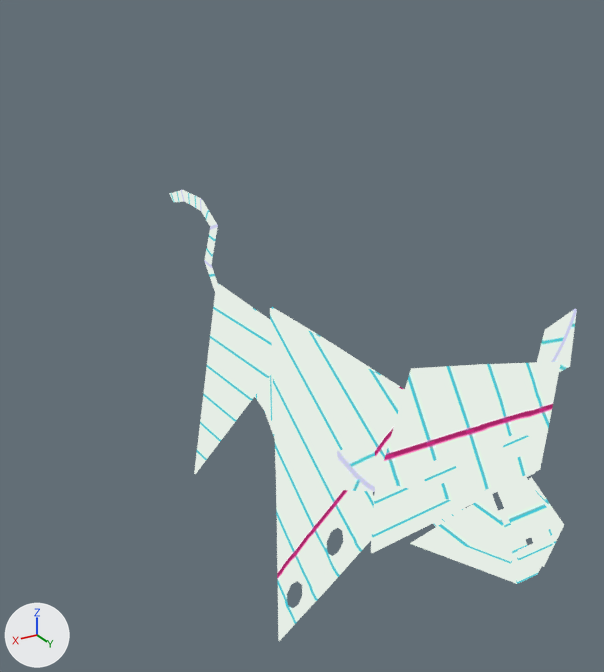
The glTF model godot/assets/models/battle/summons/PapercutTiger.glb, before and after one commit.
One viewpoint serves both versions: a 50 mm camera at (0.184, 0.305, 0.261) aimed at (0.003, 0.004, 0.11). The lights are fixed; the arrows at lower left show +X, +Y and +Z. The picture after the commit comes second. Both versions are drawn at frame 16 of the action 'PapercutTiger_Intro'; the numbers are the values there. Vertices at exactly the same position are counted once.

Before the edit, the objects in view are built like this:
```python
me_papercuttiger = bpy.data.meshes.new('PapercutTiger')
me_papercuttiger.from_pydata(...)  # 316 vertices, 620 faces; spans x -1.09..1.09, y 0.03..2.99, z -3.0..3.09
me_papercuttiger.materials.append(mat_papercuttiger)
ob_papercuttiger_001 = bpy.data.objects.new('PapercutTiger.001', me_papercuttiger)
ob_papercuttiger_001.parent = ob_papercuttiger
ob_papercuttiger_001.location = (0.0, 0.0, 0.0)
ob_papercuttiger_001.rotation_euler = (1.571, 0.0, 0.0)  # degrees (90, 0, 0)
```
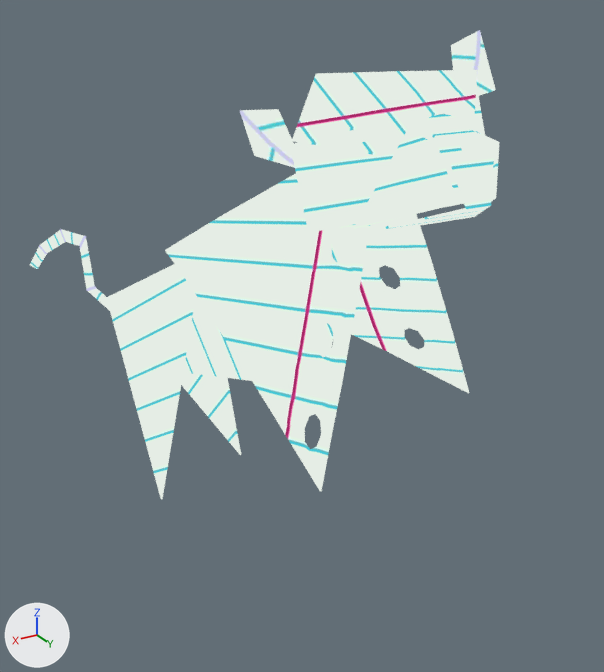
The edits, one by one:
me_papercuttiger is used by ob_papercuttiger_001; parent ob_papercuttiger; location (0.0, 0.0, 0.0); rotation (1.571, 0.0, 0.0), in degrees (90, 0, 0).
me_papercuttiger had 316 vertices, 620 faces and spanned x -1.09..1.09, y 0.03..2.99, z -3.0..3.09.
me_papercuttiger now has 316 vertices, 620 faces and spans x -0.98..1.66, y -3.36..2.34, z 0.52..4.85.
me_papercuttiger part 1: the loose piece of 10 vertices spanning x -0.55..0.56, y 0.03..2.11, z 0.13..1.84 is multiplied about its middle by the matrix ((0.95, 0.154, 0.27), (0.311, -0.471, -0.825), (0.0, 0.869, -0.496)), then moved by (0.81, -1.84, 0.68).
me_papercuttiger part 2: the loose piece of 8 vertices spanning x -0.02..0.0, y 0.57..2.03, z -1.87..1.78 is multiplied about its middle by the matrix ((0.95, 0.154, 0.27), (0.311, -0.471, -0.825), (0.0, 0.869, -0.496)), then moved by (0.57, -1.33, 2.42).
me_papercuttiger part 3: the loose piece of 160 vertices spanning x -1.02..1.02, y 0.03..2.26, z -2.19..0.62 is multiplied about its middle by the matrix ((0.95, 0.154, 0.27), (0.311, -0.471, -0.825), (0.0, 0.869, -0.496)), then moved by (0.34, -0.49, 3.4).
me_papercuttiger part 4: the loose piece of 54 vertices spanning x -0.88..0.83, y 1.94..2.72, z -2.6..-1.98 is multiplied about its middle by the matrix ((0.999, -0.02, -0.028), (-0.034, -0.472, -0.881), (0.004, 0.881, -0.472)), then moved by (0.12, -1.0, 6.68).
me_papercuttiger part 5: the loose piece of 8 vertices spanning x -1.09..-0.71, y 2.38..2.93, z -2.15..-2.14 is turned 118.2 degrees about the x axis through its middle, then moved by (0.11, -1.57, 6.74).
me_papercuttiger part 6: the loose piece of 8 vertices spanning x 0.73..1.09, y 1.99..2.41, z -2.24..-2.22 is turned 118.2 degrees about the x axis through its middle, then moved by (0.12, -0.89, 6.47).
me_papercuttiger part 7: the loose piece of 8 vertices spanning x -0.88..0.84, y 1.56..2.56, z -2.3..-2.19 is multiplied about its middle by the matrix ((0.999, -0.02, -0.028), (-0.034, -0.472, -0.881), (0.004, 0.881, -0.472)), then moved by (0.12, -0.63, 6.37).
me_papercuttiger part 8: the loose piece of 24 vertices spanning x -0.02..0.0, y 1.77..2.99, z 1.72..3.09 is multiplied about its middle by the matrix ((0.95, 0.154, 0.27), (0.311, -0.471, -0.825), (0.0, 0.869, -0.496)), then moved by (1.4, -4.94, -0.3).
me_papercuttiger part 9: the loose piece of 8 vertices spanning x -0.18..0.18, y 1.84..2.08, z -3.0..-2.71 is turned 118.2 degrees about the x axis through its middle, then moved by (0.14, 0.05, 7.18).
me_papercuttiger part 10: the loose piece of 12 vertices spanning x -0.47..0.47, y 1.44..1.78, z -3.0..-2.32 is multiplied about its middle by the matrix ((0.999, -0.02, -0.028), (-0.034, -0.472, -0.881), (0.004, 0.881, -0.472)), then moved by (0.14, 0.39, 6.59).
me_papercuttiger part 11: the loose piece of 8 vertices spanning x -0.53..-0.13, y 1.49..2.06, z -2.99..-2.32 is multiplied about its middle by the matrix ((0.999, -0.02, -0.028), (-0.034, -0.472, -0.881), (0.004, 0.881, -0.472)), then moved by (0.14, 0.16, 6.72).
me_papercuttiger part 12: the loose piece of 8 vertices spanning x 0.14..0.53, y 1.49..2.06, z -2.99..-2.32 is multiplied about its middle by the matrix ((0.999, -0.02, -0.028), (-0.034, -0.472, -0.881), (0.004, 0.881, -0.472)), then moved by (0.14, 0.14, 6.72).
In object 'PapercutTiger.001' (ob_papercuttiger_001), parent is no longer ob_papercuttiger.
Object 'PapercutTiger.001' (ob_papercuttiger_001) turns from (90, 0, 0) to (0, 0, 0) degrees about x, y and z.
Object 'PapercutTiger.001' (ob_papercuttiger_001) is rescaled from (1.0, 1.0, 1.0) to (0.05, 0.05, 0.05).

What differs and where, as boxes [x1, y1, x2, y2] in the pictures (604 x 672 px; the box of a moved part takes in the faces that stretch with it):
'PapercutTiger.001', reshaped, rescaled, moved, turned
    before: [169, 190, 577, 641]
    after: [30, 30, 499, 499]
part 1 of me_papercuttiger, moved or reshaped
    before: [194, 284, 275, 474]
    after: [106, 264, 241, 499]
part 2 of me_papercuttiger, moved or reshaped (mostly hidden before)
    before: [255, 373, 381, 476]
    after: [183, 228, 349, 381]
part 3 of me_papercuttiger, moved or reshaped
    before: [270, 307, 466, 641]
    after: [165, 174, 469, 492]
part 4 of me_papercuttiger, moved or reshaped
    before: [378, 361, 561, 501]
    after: [292, 70, 477, 156]
part 5 of me_papercuttiger, moved or reshaped
    before: [537, 309, 577, 372]
    after: [451, 30, 496, 96]
part 6 of me_papercuttiger, moved or reshaped
    before: [337, 442, 379, 492]
    after: [240, 109, 295, 168]
part 7 of me_papercuttiger, moved or reshaped
    before: [371, 433, 535, 553]
    after: [290, 82, 485, 233]
part 8 of me_papercuttiger, moved or reshaped
    before: [169, 190, 218, 291]
    after: [30, 229, 110, 311]
part 9 of me_papercuttiger, moved or reshaped
    before: [497, 477, 558, 543]
    after: [416, 120, 491, 146]
part 10 of me_papercuttiger, moved or reshaped
    before: [489, 509, 558, 584]
    after: [362, 150, 494, 235]
part 11 of me_papercuttiger, moved or reshaped
    before: [529, 477, 564, 567]
    after: [456, 122, 499, 201]
part 12 of me_papercuttiger, moved or reshaped
    before: [410, 493, 512, 582]
    after: [353, 127, 458, 229]
